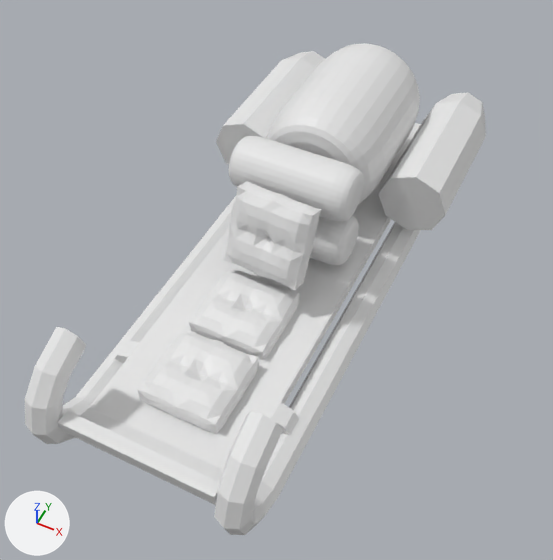
The Blender file Assets/Bots/Meshes/sled.blend: old version first, new version second.
Camera for both pictures: a camera (50 mm lens) standing at (3.2, -6.93, 8.19) and looking at (0.14, -0.81, 0.53). Every picture has the same lights, and +X, +Y and +Z are marked at lower left.
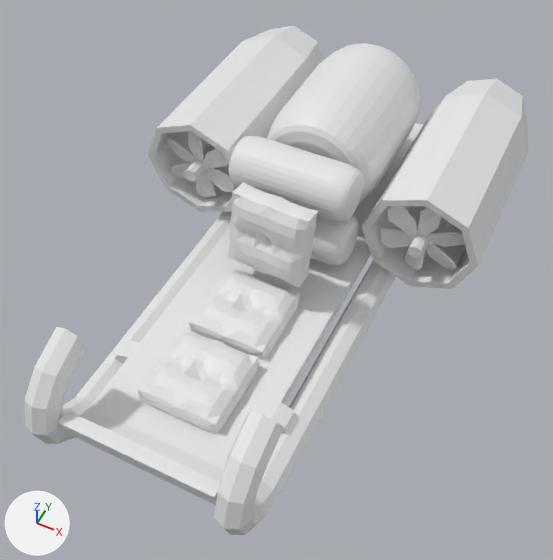
ob_empty is not drawn itself; it is used by a modifier of ob_cube_004.
ob_empty_001 is not drawn itself; it is used by a modifier of ob_cube_005.

Changed parts and their boxes (x1, y1, x2, y2) in the pictures (553 x 560 px):
'Cylinder.002', added
    after: (361, 78, 528, 289)
'Engine', added
    after: (148, 26, 324, 212)
'Cylinder.001', deleted
    before: (216, 51, 486, 230)
'Cube.003', turned
    before: (224, 181, 322, 290)
    after: (228, 182, 318, 288)
'Cube.005', added
    after: (381, 206, 465, 270)
'Cylinder.005', added
    after: (408, 230, 435, 258)
'Cube.004', added
    after: (438, 218, 450, 228)

Diff of the bpy script that builds the scene:
```diff
--- a/Assets/Bots/Meshes/sled.blend.py
+++ b/Assets/Bots/Meshes/sled.blend.py
@@ col_engine @@
+col_engine = bpy.data.collections.new('Engine')
+col_engine.objects.link(ob_cube_004)
+col_engine.objects.link(ob_cube_005)
+col_engine.objects.link(ob_cylinder_002)
+col_engine.objects.link(ob_cylinder_005)
+col_engine.objects.link(ob_cylinder_006)
+col_engine.objects.link(ob_cylinder_007)
+col_engine.objects.link(ob_empty)
+col_engine.objects.link(ob_empty_001)
@@ ob_cube_003 @@
 ob_cube_003.location = (0.04, -0.78, 1.3)
-ob_cube_003.rotation_euler = (1.187, 0.0177, -0.038)  # degrees (68, 1, -2.2)
+ob_cube_003.rotation_euler = (1.412, 0.0257, -0.0331)  # degrees (81, 1.5, -1.9)
 ob_cube_003.scale = (0.532, 0.532, 0.134)
@@ ob_cylinder_001 @@
-ob_cylinder_001 = bpy.data.objects.new('Cylinder.001', me_cylinder_001)
@@ ob_empty_001 @@
+ob_empty_001 = bpy.data.objects.new('Empty.001', None)
+ob_empty_001.location = (1.705, 0.37, 0.945)
+ob_empty_001.scale = (0.703, 0.703, 0.703)
@@ ob_empty @@
+ob_empty = bpy.data.objects.new('Empty', None)
+ob_empty.location = (1.705, 1.494, 0.945)
+ob_empty.scale = (0.703, 0.703, 0.703)
@@ ob_cylinder_007 @@
+ob_cylinder_007 = bpy.data.objects.new('Cylinder.007', me_cylinder_007)  # an 8-sided cylinder along z spanning x -1.0..1.0, y -1.0..1.0, z -1.0..1.0
+ob_cylinder_007.location = (1.7, 3.14, 0.95)
+ob_cylinder_007.rotation_euler = (1.571, -1.571, 0.0)  # degrees (90, -90, 0)
+ob_cylinder_007.scale = (0.131, 0.131, 0.124)
@@ ob_cylinder_006 @@
+ob_cylinder_006 = bpy.data.objects.new('Cylinder.006', me_cylinder_007.copy())
+ob_cylinder_006.location = (1.7, 1.56, 0.95)
+ob_cylinder_006.rotation_euler = (1.571, -1.571, 0.0)  # degrees (90, -90, 0)
+ob_cylinder_006.scale = (0.131, 0.131, 0.124)
@@ ob_cylinder_005 @@
+ob_cylinder_005 = bpy.data.objects.new('Cylinder.005', me_cylinder_007.copy())
+ob_cylinder_005.location = (1.7, 1.82, 0.95)
+ob_cylinder_005.rotation_euler = (1.571, -1.571, 0.0)  # degrees (90, -90, 0)
+ob_cylinder_005.scale = (0.101, 0.101, 1.73)
@@ ob_cylinder_002 @@
+ob_cylinder_002 = bpy.data.objects.new('Cylinder.002', me_cylinder_002)  # 24 vertices, 16 faces; spans x -1.0..1.0, y -1.0..1.0, z -1.55..1.0; modifiers SOLIDIFY
+ob_cylinder_002.location = (1.7, 1.49, 0.95)
+ob_cylinder_002.rotation_euler = (1.571, 0.0, 0.0)  # degrees (90, 0, 0)
+ob_cylinder_002.scale = (0.703, 0.703, 1.26)
@@ ob_cube_005 @@
+ob_cube_005 = bpy.data.objects.new('Cube.005', me_cube_005)  # 18 vertices, 16 faces; spans x -0.74..-0.064, y -0.027..0.027, z -0.075..0.673; modifiers SIMPLE_DEFORM, ARRAY
+ob_cube_005.location = (1.7, 0.37, 0.95)
+ob_cube_005.rotation_euler = (0.0, 1.047, 0.0)  # degrees (0, 60, 0)
+ob_cube_005.scale = (0.703, 0.703, 0.703)
@@ ob_cube_004 @@
+ob_cube_004 = bpy.data.objects.new('Cube.004', me_cube)  # 24 vertices, 20 faces; spans x -0.97..-0.06, y -0.13..2.38, z -0.18..0.18; modifiers ARRAY
+ob_cube_004.location = (1.7, 1.49, 0.95)
+ob_cube_004.rotation_euler = (0.0, 1.571, 0.0)  # degrees (0, 90, 0)
+ob_cube_004.scale = (0.703, 0.703, 0.703)
@@ ob_engine @@
+ob_engine = bpy.data.objects.new('Engine', None)
+ob_engine.location = (0.0, 0.0, 0.0)
+ob_engine.scale = (-1.0, 1.0, 1.0)
+ob_engine.instance_type = 'COLLECTION'
+ob_engine.instance_collection = col_engine
```
